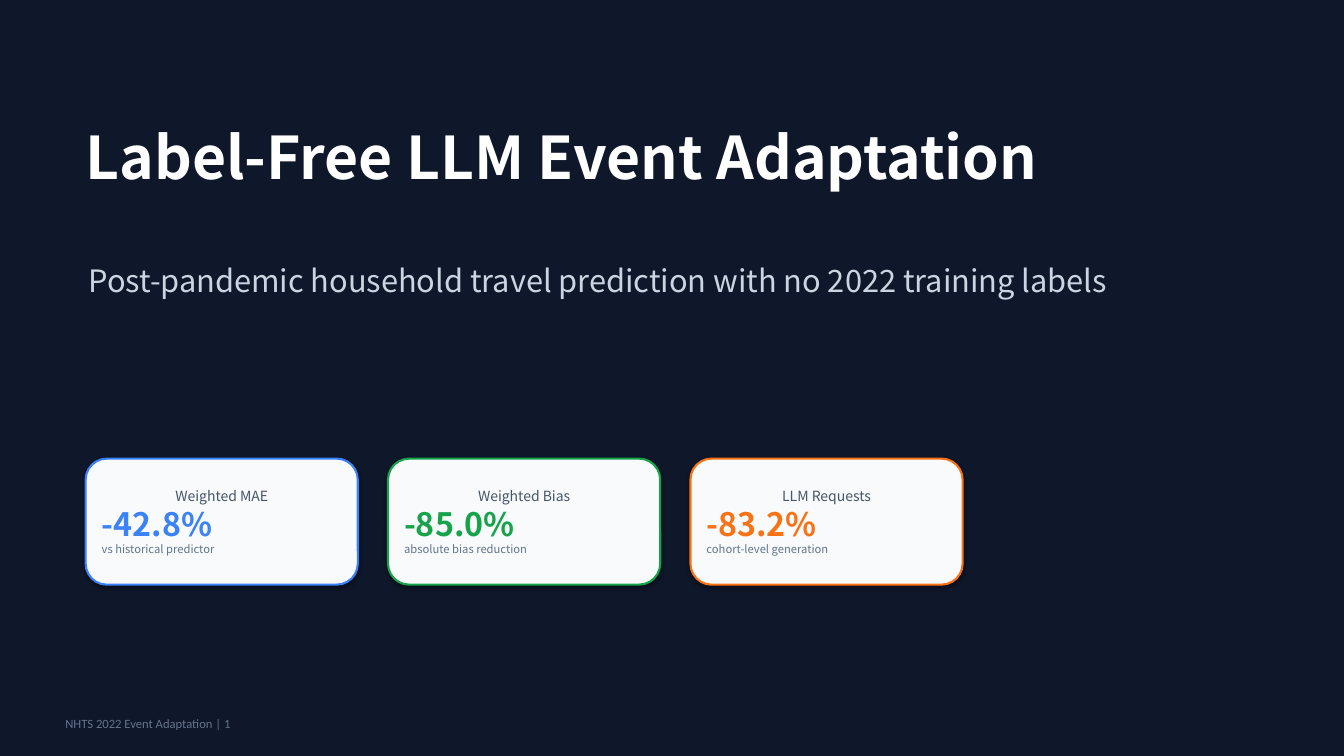
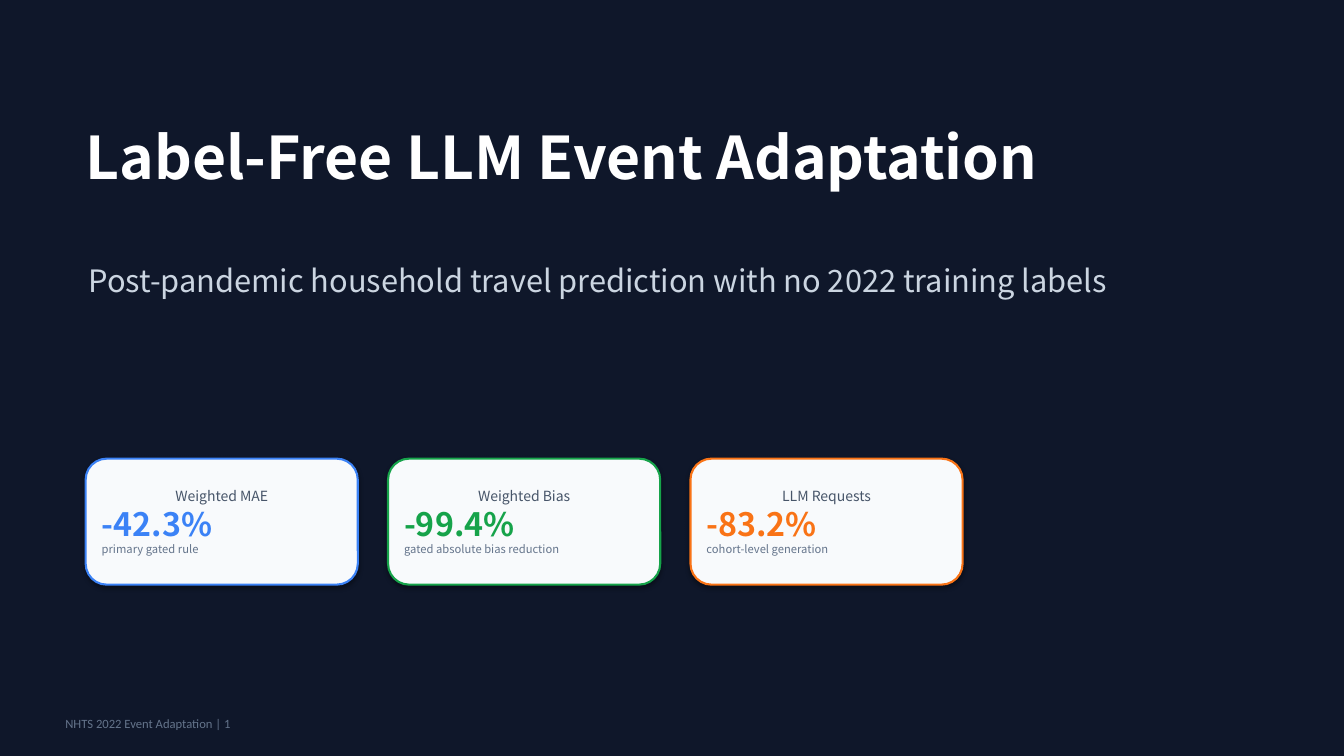
Before and after one commit to Lrving-code/NHTS-Travel-Prediction, a slide deck: slide 1 of outputs/final_project/NHTS_LLM_Event_Adaptation_Presentation.pptx. Drawn at 1344x756 pixels with LibreOffice and Linux fonts; fonts in the diff are those of the drawing. Boxes give left, top, right and bottom in pixels: in the first picture for what was removed or moved away, otherwise in the second. Text is boxed around its words. In the diff, an @@ line names an element or a change of style, - is before the commit and + after.

```diff
--- a/outputs/final_project/NHTS_LLM_Event_Adaptation_Presentation.pptx
+++ b/outputs/final_project/NHTS_LLM_Event_Adaptation_Presentation.pptx
@@ text in rounded rectangle at (102, 503, 212, 556): text changed @@
--42.8%
-vs historical predictor
+-42.3%
+primary gated rule
@@ text in rounded rectangle at (404, 503, 559, 556): text changed @@
--85.0%
-absolute bias reduction
+-99.4%
+gated absolute bias reduction
```
Also in this commit, not shown: 2 other slides changed, 16 other files.
